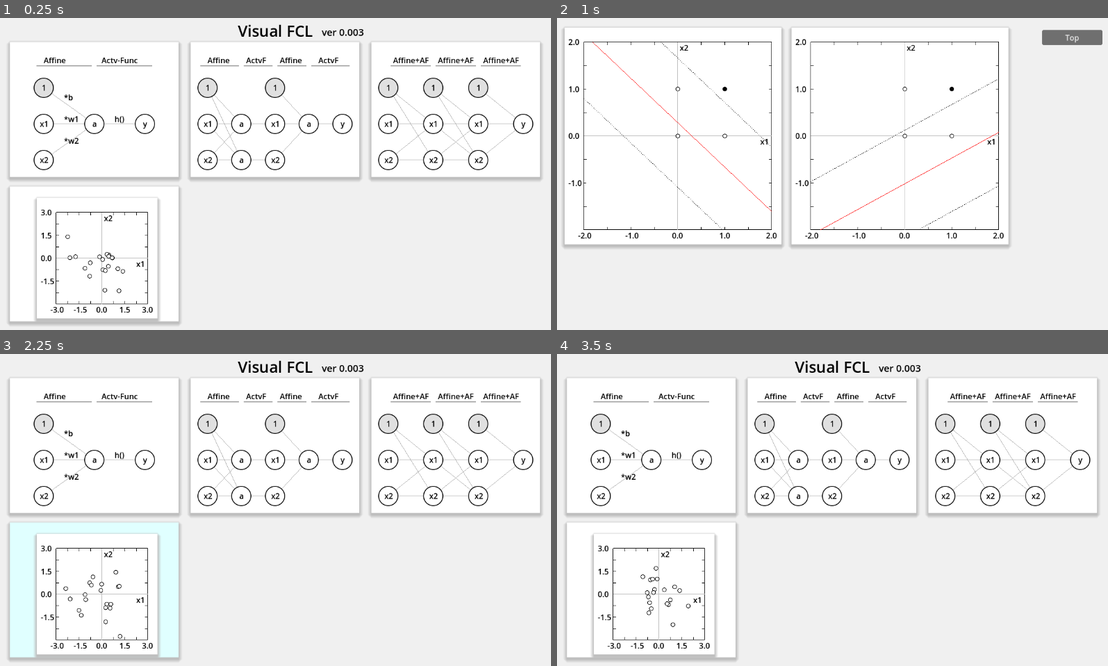
Above: before the commit, frames 1-4 (two rows, left to right).
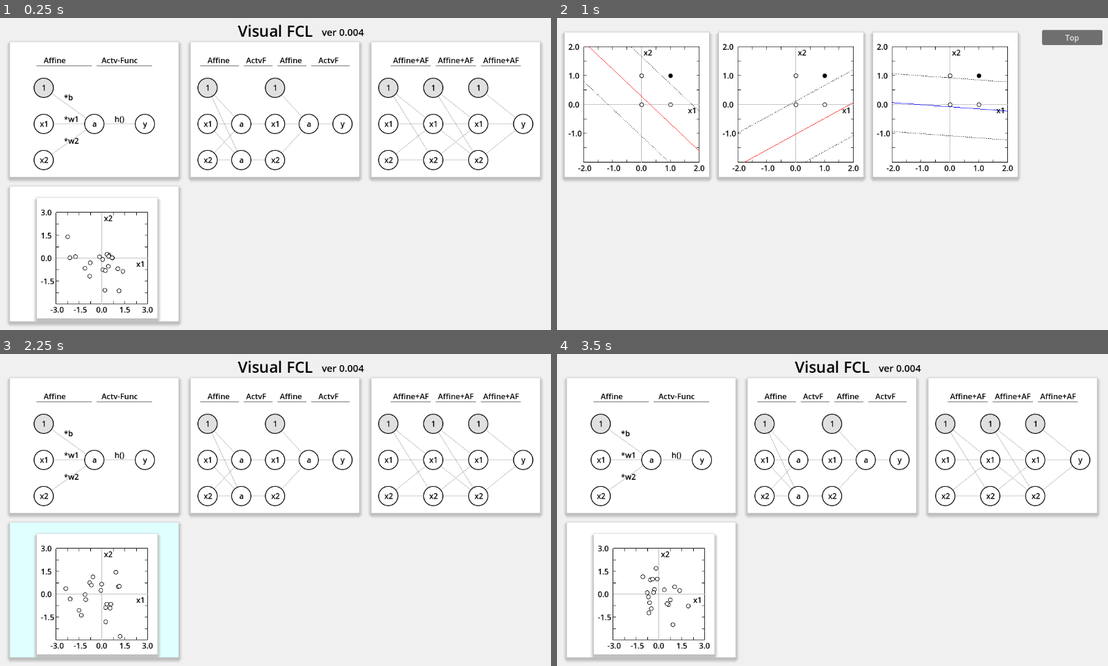
Above: after the commit, the same moments.

Repository: vivisuke/VisualFCL
Game: Godot game, scene res://top_scene.tscn
Same seed, same stepped clock (60 frames per second), same inputs: the game is played once before the commit and once after it.
Inputs (mouse positions are in pixels of both pictures, inside the frame that each line leads up to):
- Up to frame 1 (0.25 s): no input
- Up to frame 2 (1 s): tap Enter at 0.5 s; move the mouse to (953, 158) at 0.52 s; click (953, 158) at 0.67 s
- Up to frame 3 (2.25 s): click "Top" at 1.25 s; tap Space at 2 s; move the mouse to (165, 525) at 2.02 s; click (165, 525) at 2.17 s
- Up to frame 4 (3.5 s): click "Top" at 2.75 s

The runs differ from the first frame. In frame 1, less than 0.1% of the frame differs, in the area x 65-67%, y 3-6%; in frame 2, 8.4%, in the area x 1-84%, y 3-74%; in frame 3, less than 0.1%; in frame 4, less than 0.1%.

Commit message:
0092 ◎ C 06/30 06/30 0.004│ToDo│version 0.004

Diff:
--- a/VisualFCL/fc3layer_scene.tscn
+++ b/VisualFCL/fc3layer_scene.tscn
@@ -11,20 +11,6 @@
 offset_bottom = 648.0
 color = Color(0.941176, 0.941176, 0.941176, 1)
 
-[node name="GraphRect_1" type="ColorRect" parent="."]
-offset_left = 20.0
-offset_top = 20.0
-offset_right = 470.0
-offset_bottom = 470.0
-script = ExtResource("1_pmkmr")
-
-[node name="GraphRect_2" type="ColorRect" parent="."]
-offset_left = 491.0
-offset_top = 20.0
-offset_right = 941.0
-offset_bottom = 470.0
-script = ExtResource("1_pmkmr")
-
 [node name="TopButton" type="Button" parent="."]
 offset_left = 1011.0
 offset_top = 25.0
@@ -32,4 +18,25 @@
 offset_bottom = 56.0
 text = "Top"
 
+[node name="GraphRect_1" type="ColorRect" parent="."]
+offset_left = 20.0
+offset_top = 30.0
+offset_right = 320.0
+offset_bottom = 330.0
+script = ExtResource("1_pmkmr")
+
+[node name="GraphRect_2" type="ColorRect" parent="."]
+offset_left = 340.0
+offset_top = 30.0
+offset_right = 640.0
+offset_bottom = 330.0
+script = ExtResource("1_pmkmr")
+
+[node name="GraphRect_3" type="ColorRect" parent="."]
+offset_left = 660.0
+offset_top = 30.0
+offset_right = 960.0
+offset_bottom = 330.0
+script = ExtResource("1_pmkmr")
+
 [connection signal="pressed" from="TopButton" to="." method="_on_top_button_pressed"]
--- a/VisualFCL/top_scene.tscn
+++ b/VisualFCL/top_scene.tscn
@@ -56,7 +56,7 @@
 offset_bottom = 43.0
 theme_override_colors/font_color = Color(0, 0, 0, 1)
 theme_override_font_sizes/font_size = 20
-text = "ver 0.003"
+text = "ver 0.004"
 vertical_alignment = 2
 
 [node name="SingleLayerRect" type="ColorRect" parent="."]
Not shown, changed: VisualFCL.spr
